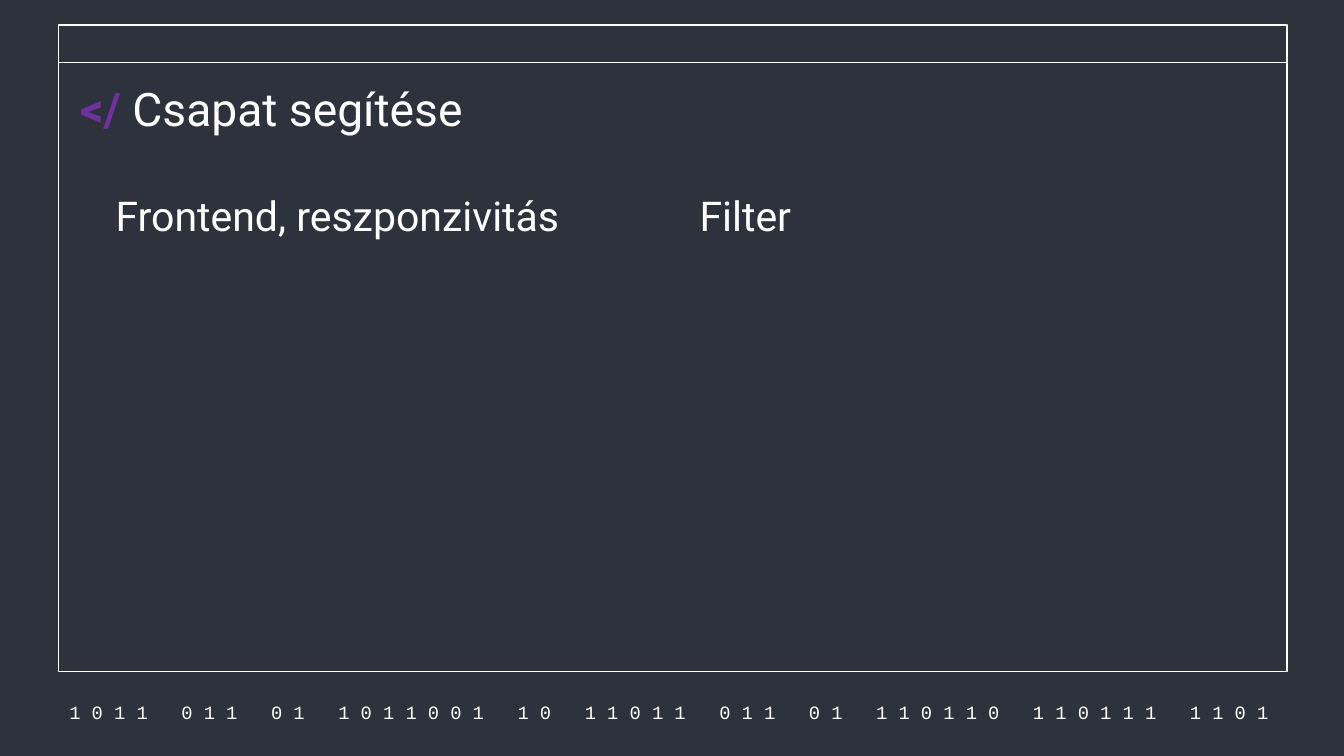
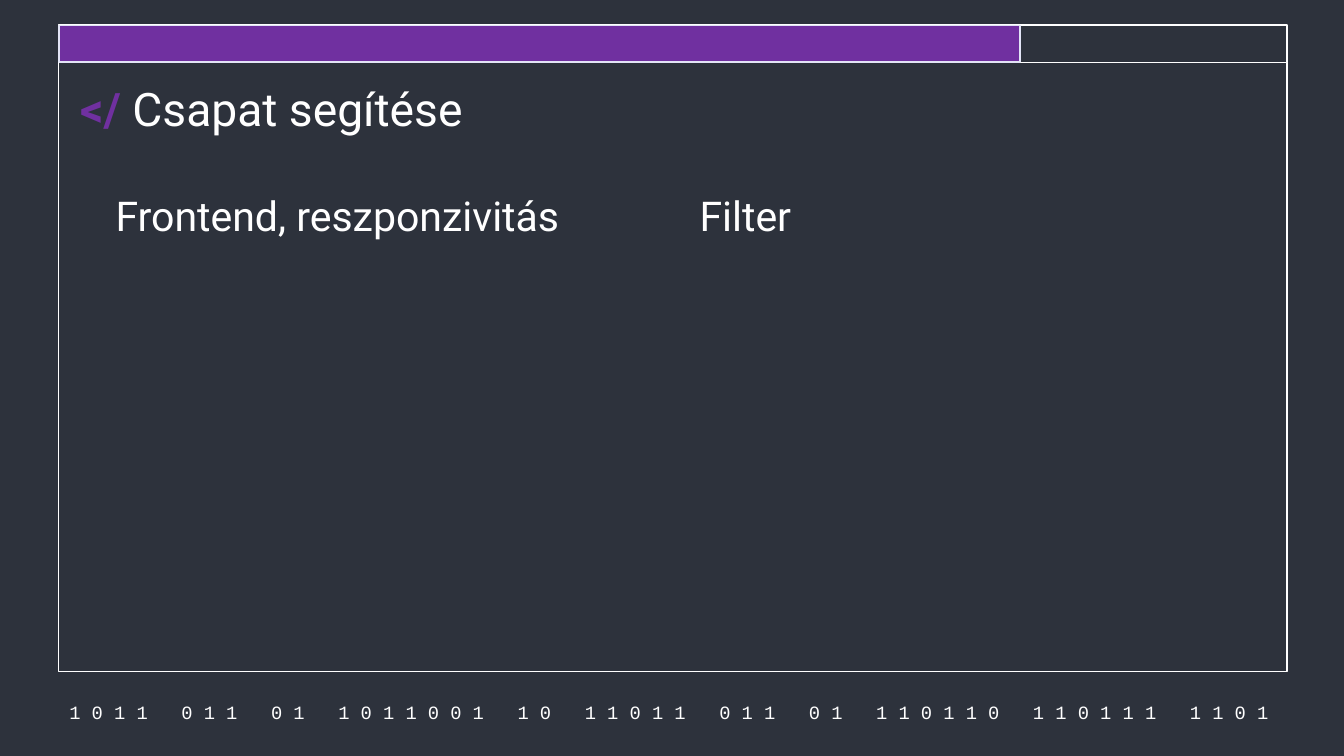
Before and after one commit to Acsilaa/dusza2024-25, a slide deck: slide 5 of Hell yeah ppt.pptx. Drawn at 1344x756 pixels with LibreOffice and Linux fonts; fonts in the diff are those of the drawing. Boxes give left, top, right and bottom in pixels: in the first picture for what was removed or moved away, otherwise in the second. Text is boxed around its words. In the diff, an @@ line names an element or a change of style, - is before the commit and + after.

```diff
--- a/Hell yeah ppt.pptx
+++ b/Hell yeah ppt.pptx
@@ rectangle added at [58,25,1020,62], fill #7030A0, outline #E2E4F6 1 pt @@
```
Also in this commit, not shown: 11 other slides changed.
